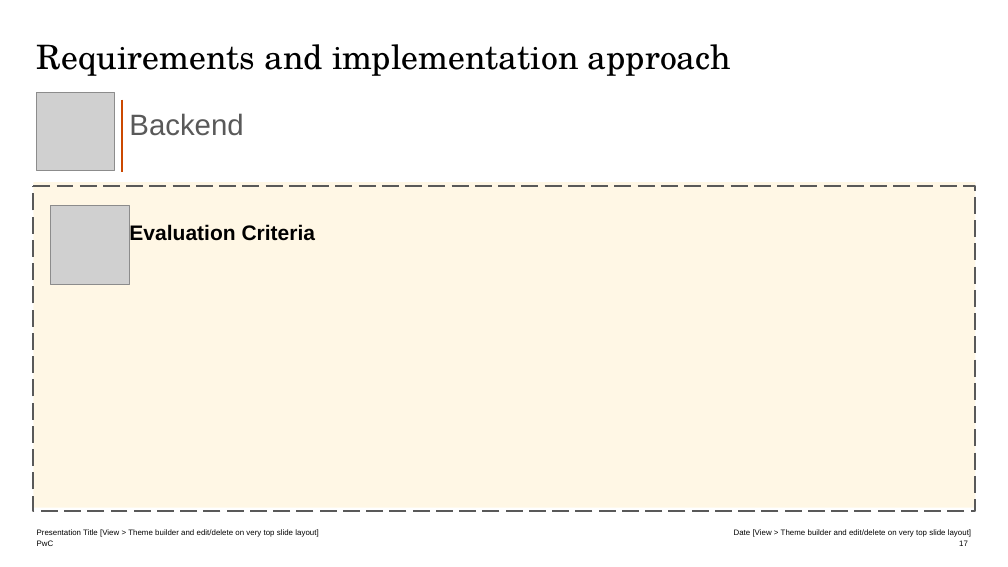
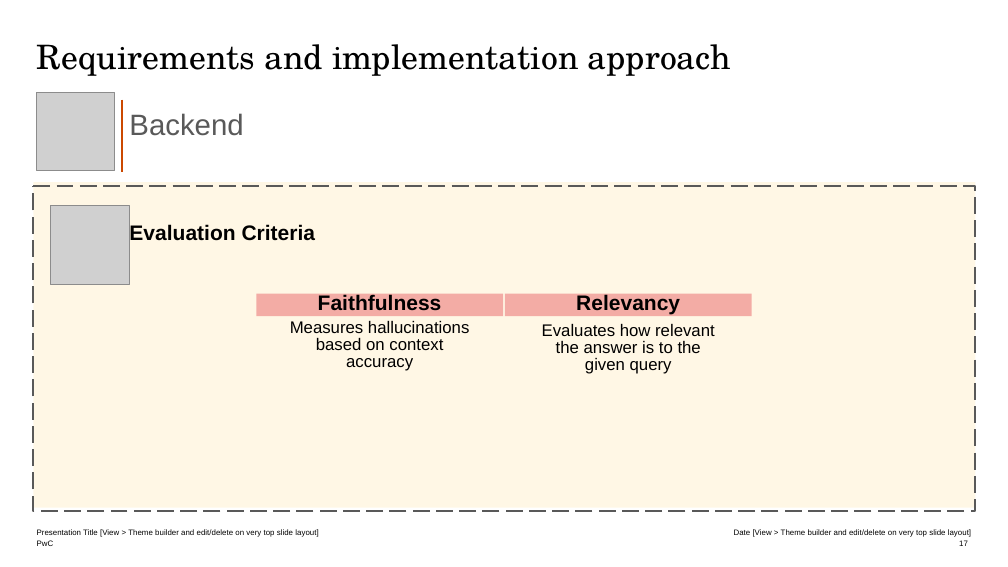
Before and after one commit to NAJLA9920/Emirates-RAG-Eval, a slide deck: slide 17 of Attachment B_Presentation Template.pptx. Drawn at 1008x567 pixels with LibreOffice and Linux fonts; fonts in the diff are those of the drawing; grey boxes stand for pictures. Boxes give left, top, right and bottom in pixels: in the first picture for what was removed or moved away, otherwise in the second. Text is boxed around its words. In the diff, an @@ line names an element or a change of style, - is before the commit and + after.

```diff
--- a/Attachment B_Presentation Template.pptx
+++ b/Attachment B_Presentation Template.pptx
@@ rectangle added at (256,293,503,316), fill #F3ACA5, 20 pt, text #000000, bold @@
+Faithfulness
@@ rectangle added at (505,293,752,316), fill #F3ACA5, 20 pt, text #000000, bold @@
+Relevancy
@@ text added at (290,321,469,371), 16 pt, text #000000 @@
+Measures hallucinations based on context accuracy
@@ text added at (542,324,715,374), 16 pt, text #000000 @@
+Evaluates how relevant the answer is to the given query
```
Also in this commit, not shown: 7 other slides changed, 1 slide removed, 8 other files.
